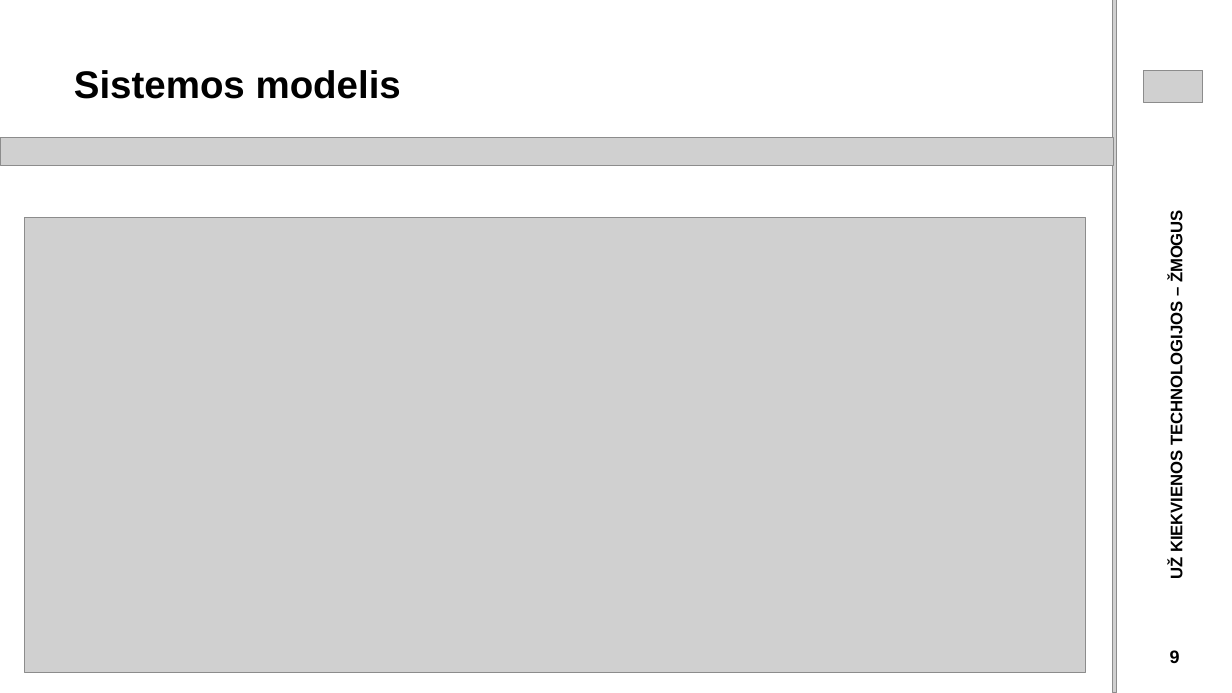
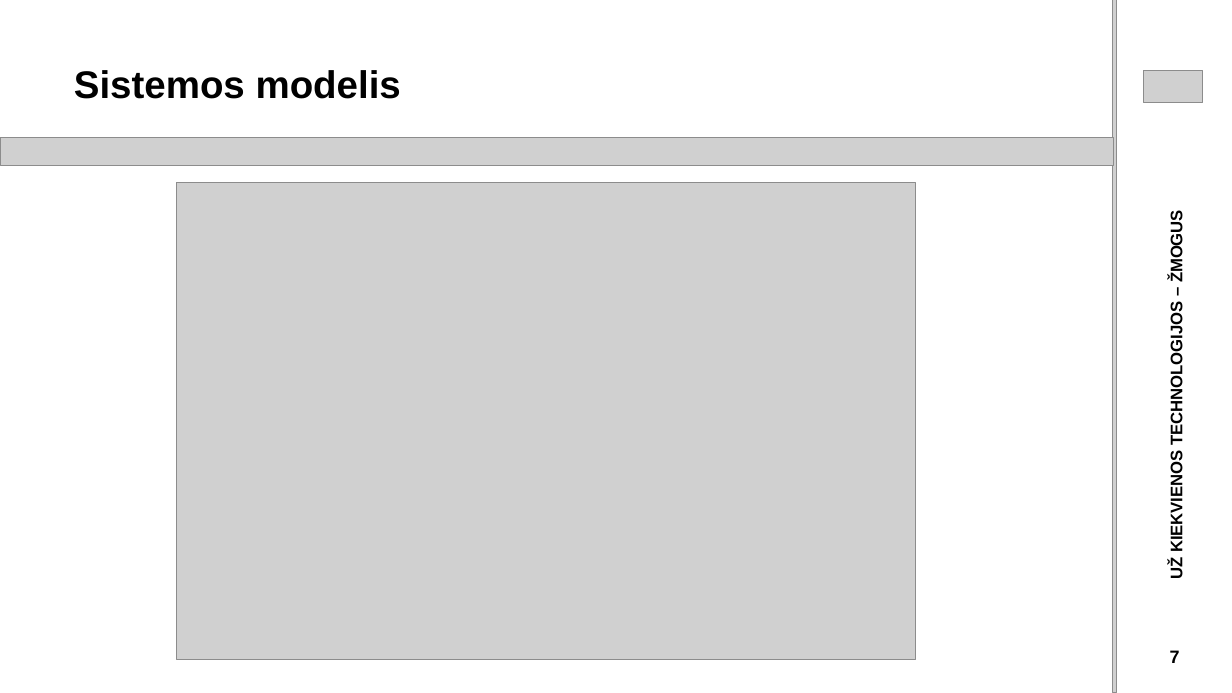
Before and after one commit to CoffeeLexer/Caecitas, a slide deck: slide 7 of Skaidres.pptx (slide 9 before the commit). Drawn at 1232x693 pixels with LibreOffice and Linux fonts; fonts in the diff are those of the drawing; grey boxes stand for pictures. Boxes give left, top, right and bottom in pixels: in the first picture for what was removed or moved away, otherwise in the second. Text is boxed around its words. In the diff, an @@ line names an element or a change of style, - is before the commit and + after.

```diff
--- a/Skaidres.pptx
+++ b/Skaidres.pptx
@@ picture: place and size @@
-picture at (25, 218, 1086, 673)
+picture at (177, 182, 916, 660)
@@ page number at (1170, 650, 1180, 663): text changed @@
-9
+7
```
Also in this commit, not shown: 11 other slides changed, 2 slides added, 2 slides removed.
